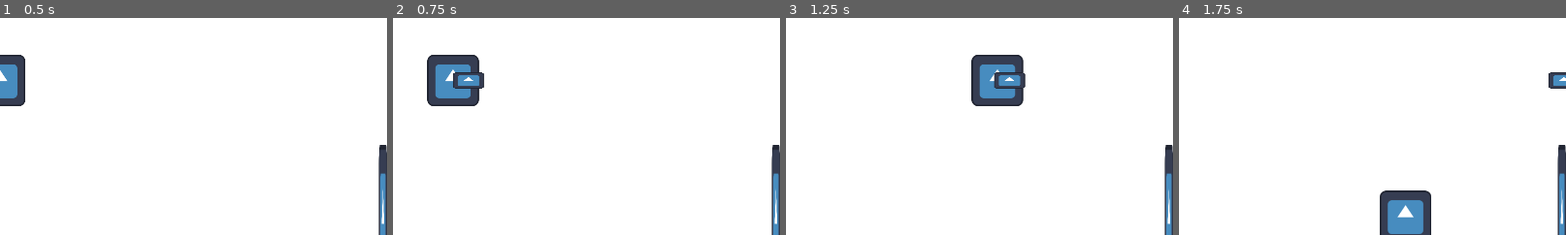
Above: before the commit, frames 1-4 (left to right).
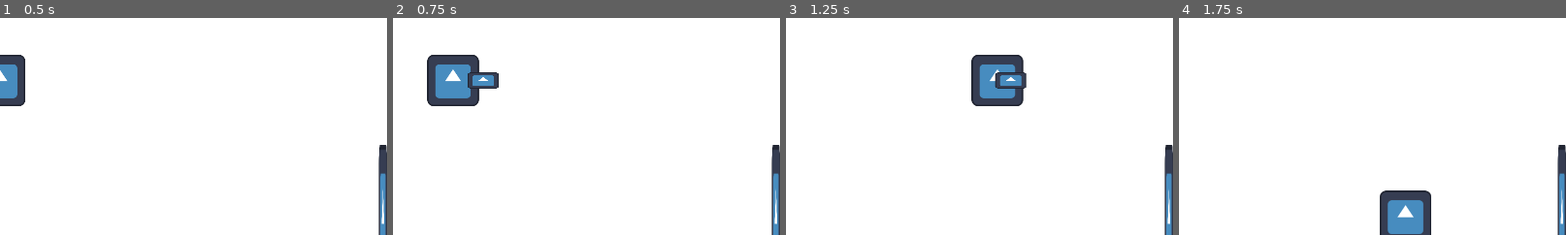
Above: after the commit, the same moments.

Repository: webermael/Informatikprojekt
Game: Godot game, scene res://Game.tscn
Same seed, same stepped clock (60 frames per second), same inputs: the game is played once before the commit and once after it. The engine's default icon, where the game draws it, is replaced by a stand-in: a white triangle on a blue panel in a dark square.
Inputs:
- Up to frame 1 (0.5 s): no input
- Up to frame 2 (0.75 s): tap Enter at 0.5 s; hold Right (ui_right) from 0.53 s (still down); hold Z (ui_ranged_attack) from 0.53 s (still down)
- Up to frame 3 (1.25 s): keep holding Right (ui_right); keep holding Z (ui_ranged_attack)
- Up to frame 4 (1.75 s): release Right (ui_right) at 1.28 s; release Z (ui_ranged_attack) at 1.28 s; hold Down (ui_down) from 1.28 s (still down); tap Z (ui_ranged_attack) at 1.35 s
The pictures show only the part of the screen within x 50-100%, y 36-86%; the shares and areas given below are measured in that part.

Frame 1 is identical in both runs. In frame 2, 0.6% of the frame differs, in the area x 15-28%, y 25-33%; in frame 3, 0.1%; in frame 4, 0.3%.

Commit message:
first commit

Diff:
--- a/Player/weapons/Bullet/Bullet.gd
+++ b/Player/weapons/Bullet/Bullet.gd
@@ -1,6 +1,6 @@
 extends Area2D
 
-const SPEED = 800
+const SPEED = 1000
 const MAX_DISTANCE = 500
 var damage = 2
 var distance_traveled = 0
--- a/Player/weapons/Bullet/landed_bullet.tscn
+++ b/Player/weapons/Bullet/landed_bullet.tscn
@@ -6,7 +6,7 @@
 [sub_resource type="CircleShape2D" id="CircleShape2D_b38px"]
 radius = 64.4981
 
-[node name="Sprite2D" type="Sprite2D"]
+[node name="LandedSprite" type="Sprite2D"]
 scale = Vector2(0.5, 0.5)
 texture = ExtResource("1_o8c0c")
 script = ExtResource("2_ftj87")
